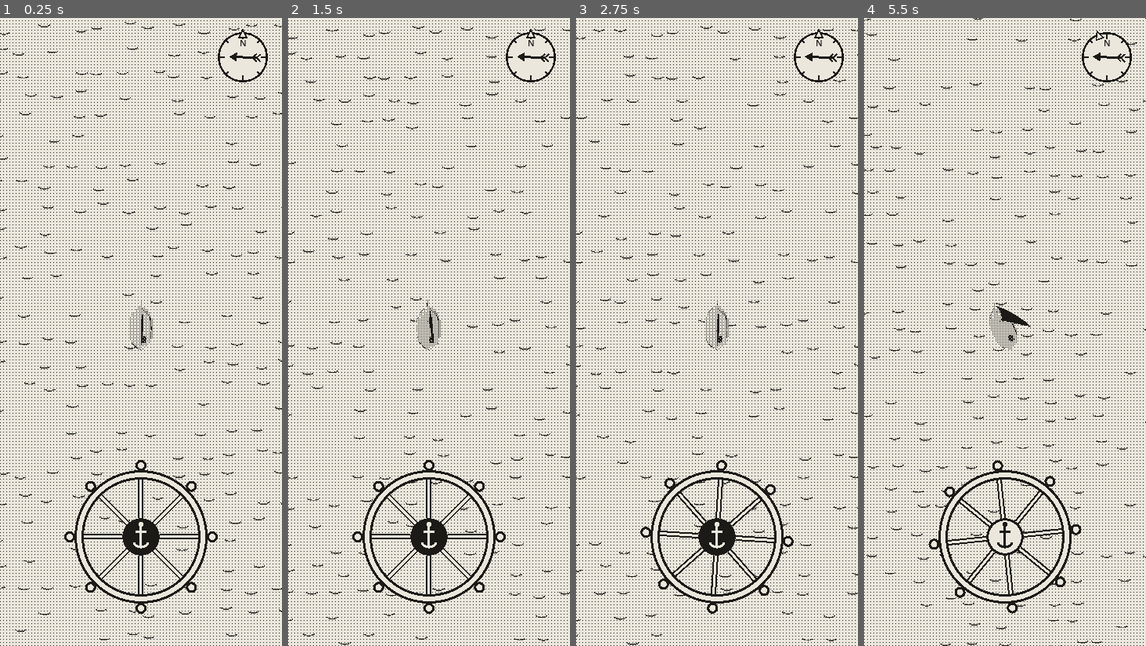
Above: before the commit, frames 1-4 (left to right).
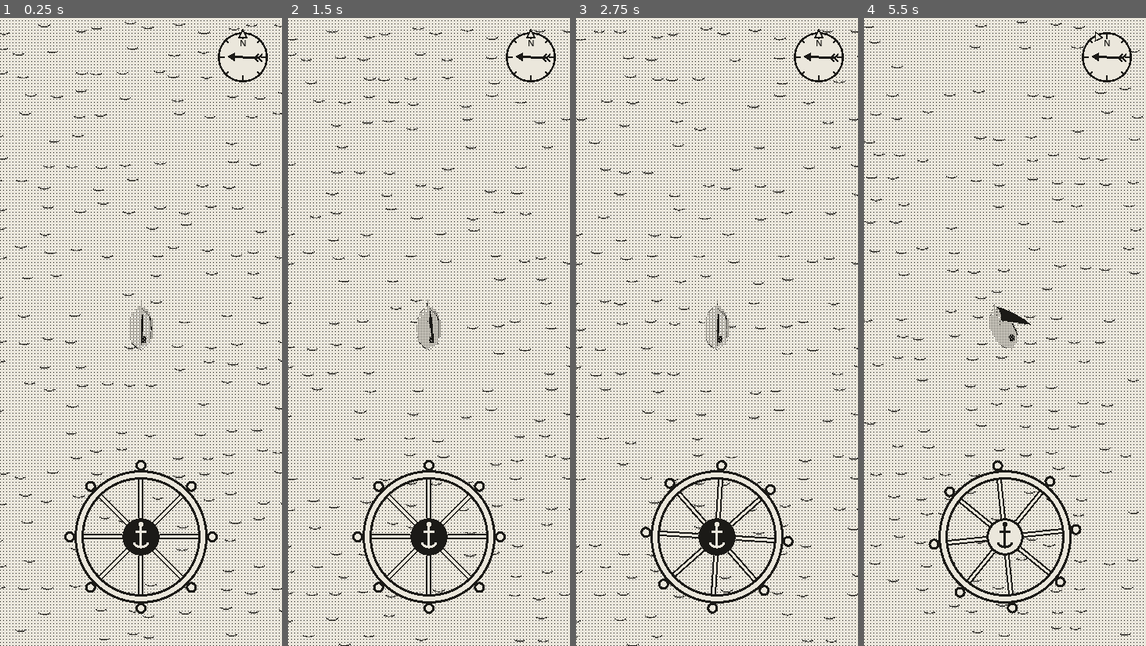
Above: after the commit, the same moments.

Repository: EnricoLabarile/Sail
Game: Godot game, scene res://Assets/Scenes/Overworld.tscn
The game is run twice, just before and just after one commit, with the same random seed, the same clock (stepped at 60 frames per second) and the same inputs.
Inputs (mouse positions are in pixels of both pictures, inside the frame that each line leads up to):
- Up to frame 1 (0.25 s): no input
- Up to frame 2 (1.5 s): tap Enter (ui_accept) at 0.5 s; drag from (429, 539) to (457, 193) at 0.52 s; drag from (372, 363) to (414, 457) at 1.27 s
- Up to frame 3 (2.75 s): move the mouse to (745, 193) at 2.02 s; hold Right (ui_right) from 2.03 s (still down)
- Up to frame 4 (5.5 s): release Right (ui_right) at 2.75 s; drag from (990, 457) to (920, 237) at 2.77 s; move the mouse to (1089, 426) at 3.52 s; hold Left (ui_left) 3.53-4.25 s; tap Enter (ui_accept) at 3.77 s; drag from (920, 237) to (962, 175) at 4.27 s; move the mouse to (1019, 332) at 5.02 s; hold Left (ui_left) from 5.03 s (still down); click (1019, 332) at 5.17 s

The runs differ from the first frame. In frame 1, less than 0.1% of the frame differs, in the area x 80-94%, y 5-7%; in frame 2, 2.0%; in frame 3, 2.0%; in frame 4, 2.2%, in the area x 0-100%, y 0-100%.

Commit message:
Wind: constant strength, only the direction shifts; wind.gd rewritten with plain comments
Co-Authored-By: Claude Opus 5.5 <noreply@anthropic.com>
Claude-Session: https://claude.ai/code/session_0154zeqDuhZHz7ZXLE21BuMs

Diff:
--- a/Assets/Boat/boat.gd
+++ b/Assets/Boat/boat.gd
@@ -51,7 +51,7 @@
 	var drive := 0.0 if anchored else polar(off)
 
 	# speed eases toward what the sail gives; the anchor takes her way off quickly
-	var target := top_speed * drive * Wind.strength
+	var target := top_speed * drive
 	speed += (target - speed) * minf(1.0, dt * (anchor_bite if anchored else accel))
 
 	# she turns only with way on (and not at anchor)
--- a/Assets/Landscape/world/wind.gd
+++ b/Assets/Landscape/world/wind.gd
@@ -1,45 +1,92 @@
 extends Node
-## The wind, for the whole game (an Autoload: like a World Subsystem in Unreal, reachable from any
-## script as `Wind`). As in the HTML prototype: it starts from a random direction, holds steady for a
-## while (longer at the start), then shifts by 30–90° one way or the other over a few seconds, eased
-## in and out, and holds again; its strength swells and fades slowly between 0.5 and 1.
+## THE WIND, for the whole game.
+##
+## This script is an Autoload (Project Settings → Globals → Autoload, name "Wind"): Godot creates it
+## once when the game starts and any other script can read it by writing `Wind.from_deg`.
+## (In Unreal it would be a World Subsystem.)
+##
+## What it does, as in the HTML prototype:
+##   1. at the start the wind comes from a random direction;
+##   2. it HOLDS steady for a while;
+##   3. then it SHIFTS: it turns 30–90°, left or right at random, smoothly, over a few seconds;
+##   4. then it holds again, and so on.
+## The wind's strength never changes: only its direction does.
 
-const FIRST_HOLD := Vector2(28.0, 36.0)   # s of steady wind at the start
-const HOLD := Vector2(12.0, 22.0)         # s of steady wind between shifts
-const SHIFT_DEG := Vector2(30.0, 90.0)    # how far a shift turns it
-const SHIFT_TIME := Vector2(3.0, 5.0)     # s a shift takes
-const STRENGTH_MID := 0.75                # the breeze swells this ± STRENGTH_SWING (0.5..1, as in the prototype)…
-const STRENGTH_SWING := 0.25
-const STRENGTH_RATE := 0.06               # …this slowly (rad/s of a sine: a full swell every ~100 s)
 
-var from_deg := randf() * 360.0           # where the wind blows from: 0 = north (up the screen), 90 = east
-var strength := STRENGTH_MID              # 0.5..1, how fresh the breeze is
+# ---- Knobs (constants: values you set here by hand, they never change while playing) ----
+# A Vector2 is used here as a pair of numbers: x = the smallest value, y = the largest.
+# Each time, a random number between the two is picked.
 
-var _hold := randf_range(FIRST_HOLD.x, FIRST_HOLD.y)
-var _shift_from := 0.0
-var _shift_by := 0.0
-var _shift_t := 0.0
-var _shift_dur := 0.0
-var _strength_t := 0.0
+const FIRST_HOLD := Vector2(28.0, 36.0)   # seconds the wind holds still at the start of the game
+const HOLD := Vector2(12.0, 22.0)         # seconds it holds still between one shift and the next
+const SHIFT_DEG := Vector2(30.0, 90.0)    # how many degrees a shift turns it
+const SHIFT_TIME := Vector2(3.0, 5.0)     # how many seconds a shift takes
 
+
+# ---- The value other scripts read ----
+
+## Where the wind blows FROM, in degrees: 0 = from the north (top of the screen), 90 = from the east,
+## 180 = from the south, 270 = from the west.
+var from_deg := randf() * 360.0           # randf() gives a random number between 0 and 1
+
+
+# ---- Internal state (the "_" in front of a name means: only this script uses it) ----
+
+var _hold_left := randf_range(FIRST_HOLD.x, FIRST_HOLD.y)   # seconds left before the next shift
+var _shifting := false                    # true while the wind is turning
+var _shift_start_deg := 0.0               # the direction when the shift began
+var _shift_amount := 0.0                  # how many degrees this shift turns it (+ = clockwise)
+var _shift_elapsed := 0.0                 # seconds since the shift began
+var _shift_duration := 0.0                # how many seconds this shift lasts
+
+
+## Godot calls _process once every frame (like Event Tick in Unreal).
+## dt is the time since the last frame, in seconds.
 func _process(dt: float) -> void:
-	if _shift_dur > 0.0:
-		_shift_t += dt
-		var k := minf(1.0, _shift_t / _shift_dur)
-		from_deg = fposmod(_shift_from + _shift_by * k * k * (3.0 - 2.0 * k), 360.0)
-		if k >= 1.0:
-			_shift_dur = 0.0
-			_hold = randf_range(HOLD.x, HOLD.y)
+	if _shifting:
+		_update_shift(dt)
 	else:
-		_hold -= dt
-		if _hold <= 0.0:
-			_shift_from = from_deg
-			_shift_by = randf_range(SHIFT_DEG.x, SHIFT_DEG.y) * (1.0 if randf() < 0.5 else -1.0)
-			_shift_t = 0.0
-			_shift_dur = randf_range(SHIFT_TIME.x, SHIFT_TIME.y)
-	_strength_t += dt * STRENGTH_RATE
-	strength = STRENGTH_MID + STRENGTH_SWING * sin(_strength_t)
+		_update_hold(dt)
 
-## Where the wind comes from, as a direction on the sea (Godot's -Z is north).
+
+## While the wind holds still: count down, and when the time is up start a shift.
+func _update_hold(dt: float) -> void:
+	_hold_left -= dt
+	if _hold_left > 0.0:
+		return                            # still time left: nothing to do this frame
+
+	# Time's up: get a new shift ready.
+	_shifting = true
+	_shift_start_deg = from_deg
+	_shift_amount = randf_range(SHIFT_DEG.x, SHIFT_DEG.y)
+	if randf() < 0.5:                     # half the time it turns the other way
+		_shift_amount = -_shift_amount
+	_shift_elapsed = 0.0
+	_shift_duration = randf_range(SHIFT_TIME.x, SHIFT_TIME.y)
+
+
+## While the wind is turning: move the direction a little further each frame.
+func _update_shift(dt: float) -> void:
+	_shift_elapsed += dt
+
+	# progress goes from 0 (shift just begun) to 1 (shift done).
+	var progress := minf(_shift_elapsed / _shift_duration, 1.0)
+
+	# "Smoothstep": instead of turning at a steady speed, it starts slowly, speeds up in the middle
+	# and slows down again at the end. Same idea as an "ease in/out" curve in a Timeline.
+	var eased := progress * progress * (3.0 - 2.0 * progress)
+
+	# The new direction = where it started + the part of the shift done so far.
+	# fposmod(..., 360) keeps the angle between 0 and 360 (e.g. 370° becomes 10°).
+	from_deg = fposmod(_shift_start_deg + _shift_amount * eased, 360.0)
+
+	if progress >= 1.0:                   # the shift is over: hold still again for a while
+		_shifting = false
+		_hold_left = randf_range(HOLD.x, HOLD.y)
+
+
+## The direction the wind comes from as an arrow lying on the sea (a Vector3 of length 1).
+## In Godot's 3D, -Z is north and +X is east, so "from the north" = (0, 0, -1).
 func from_vector() -> Vector3:
-	return Vector3(sin(deg_to_rad(from_deg)), 0.0, -cos(deg_to_rad(from_deg)))
+	var a := deg_to_rad(from_deg)         # sin and cos want radians, not degrees
+	return Vector3(sin(a), 0.0, -cos(a))
--- a/Assets/UI/wind_vane.gd
+++ b/Assets/UI/wind_vane.gd
@@ -3,14 +3,13 @@
 ## screen's up is always north). The ink arrow flies the way the wind blows, its feathered tail on
 ## the side the wind comes from; the small hollow triangle on the rim is where the bow points, so the
 ## angle between them tells you how she sails. It reads the boat's wind every frame, so it follows any
-## change of wind (it shifts now and then, see Wind); the arrow is longer the fresher the breeze. (Like a UMG widget that reads a value from the pawn on tick.)
+## change of wind (it shifts now and then, see Wind). (Like a UMG widget that reads a value from the pawn on tick.)
 
 const PAPER := Color("ebe7dc")
 const INK := Color("1b1a17")
 
 var wind_deg := 0.0      # where the wind blows from (0 = north, 90 = east)
 var heading := Vector2.UP
-var breeze := 1.0       # the wind's strength: the arrow is longer in a fresher breeze
 
 func _process(_dt: float) -> void:
 	var b := get_tree().get_first_node_in_group("player_boat") as Node3D
@@ -19,9 +18,8 @@
 	var fwd := -b.global_transform.basis.z
 	var h := Vector2(fwd.x, fwd.z).normalized()           # world +x = screen right, world +z = screen down
 	var w: float = Wind.from_deg
-	if absf(w - wind_deg) > 0.2 or absf(Wind.strength - breeze) > 0.01 or h.distance_to(heading) > 0.01:
+	if absf(w - wind_deg) > 0.2 or h.distance_to(heading) > 0.01:
 		wind_deg = w
-		breeze = Wind.strength
 		heading = h
 		queue_redraw()
 
@@ -41,7 +39,7 @@
 	draw_string(f, c + Vector2(-4.0, -r + 18.0), "N", HORIZONTAL_ALIGNMENT_LEFT, -1, 11, INK)
 	# the wind: from its side toward the other
 	var from := Vector2(sin(deg_to_rad(wind_deg)), -cos(deg_to_rad(wind_deg)))
-	var arm := r * 0.62 * (0.55 + 0.45 * breeze)
+	var arm := r * 0.62
 	var tail := c + from * arm
 	var tip := c - from * arm
 	var side := Vector2(-from.y, from.x)
Not shown, changed: CLAUDE.md
